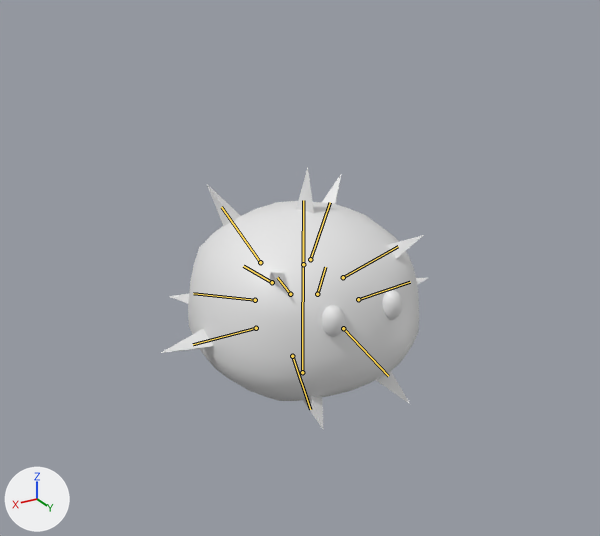
One commit to the Blender file project/ResourcesData/GameScene/Model/player_spike.blend: the scene before it, then after it.
Before and after are seen from a camera (50 mm lens) standing at (3.02, 4.99, 3.42) and looking at (-0.11, -0.23, 0.81). The lights are fixed; the arrows at lower left show +X, +Y and +Z. Both versions are drawn at frame 5 of the action 'アーマチュアAction'; the numbers are the values there. The bones that bend it are drawn over the model as lines.

Names of what the first picture shows: 'Cube.001', '円錐.010'.
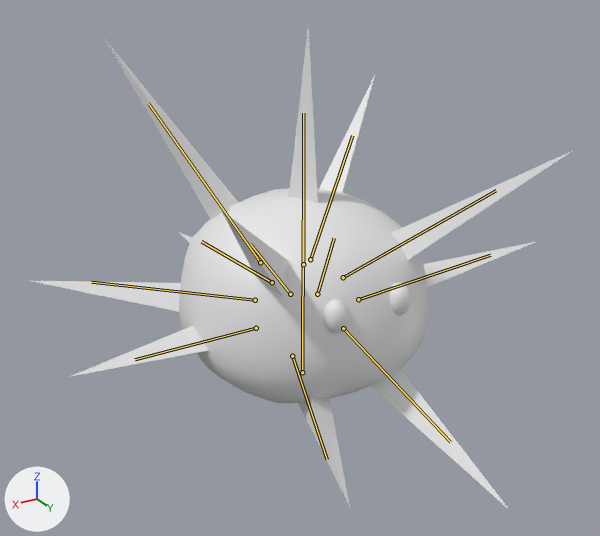
Changed parts and their boxes (x1, y1, x2, y2) in the pictures (600 x 536 px):
'Cube.001', posed (8% wider, 7% taller): before (188, 201, 419, 401); after (179, 188, 429, 403)
'円錐.010', posed (102% wider, 83% taller): before (161, 167, 428, 430); after (32, 26, 572, 509)
bone 'ボーン', root to tip: before (302, 372) to (303, 231); after (302, 372) to (303, 220)
bone 'ボーン', root to tip: before (256, 328) to (193, 344); after (256, 328) to (135, 359)
bone 'ボーン.001', root to tip: before (303, 264) to (303, 200); after (303, 264) to (303, 113)
bone 'ボーン.002', root to tip: before (290, 294) to (277, 277); after (290, 294) to (250, 244)
bone 'ボーン.003', root to tip: before (317, 294) to (325, 267); after (317, 294) to (334, 238)
bone 'ボーン.004', root to tip: before (310, 259) to (330, 202); after (310, 259) to (352, 135)
bone 'ボーン.005', root to tip: before (343, 328) to (388, 376); after (343, 328) to (450, 442)
bone 'ボーン.006', root to tip: before (358, 299) to (410, 282); after (358, 299) to (490, 255)
bone 'ボーン.007', root to tip: before (343, 277) to (398, 246); after (343, 277) to (496, 190)
bone 'ボーン.008', root to tip: before (255, 300) to (193, 293); after (255, 300) to (91, 282)
bone 'ボーン.009', root to tip: before (272, 282) to (243, 266); after (272, 282) to (201, 241)
bone 'ボーン.010', root to tip: before (260, 262) to (221, 207); after (260, 262) to (148, 103)
bone 'ボーン.011', root to tip: before (292, 356) to (310, 409); after (292, 356) to (327, 459)

The edits, one by one:
Bone 'ボーン' (bone_ボーン) is rescaled from (1.22, 1.22, 1.22) to (1.3, 1.3, 1.3).
Bone 'ボーン' (bone_ボーン_) is rescaled from (1.0, 1.0, 1.0) to (1.0, 1.85, 1.0).
Bone 'ボーン.001' (bone_ボーン_001) is rescaled from (1.0, 1.0, 1.0) to (1.0, 2.27, 1.0).
Bone 'ボーン.002' (bone_ボーン_002) is rescaled from (1.0, 1.0, 1.0) to (1.0, 2.62, 1.0).
Bone 'ボーン.003' (bone_ボーン_003) is rescaled from (1.0, 1.0, 1.0) to (1.0, 2.25, 1.0).
Bone 'ボーン.004' (bone_ボーン_004) is rescaled from (1.0, 1.0, 1.0) to (1.0, 2.23, 1.0).
Bone 'ボーン.005' (bone_ボーン_005) is rescaled from (1.0, 1.0, 1.0) to (1.0, 2.29, 1.0).
Bone 'ボーン.006' (bone_ボーン_006) is rescaled from (1.0, 1.0, 1.0) to (1.0, 2.72, 1.0).
Bone 'ボーン.007' (bone_ボーン_007) is rescaled from (1.0, 1.0, 1.0) to (1.0, 2.6, 1.0).
Bone 'ボーン.008' (bone_ボーン_008) is rescaled from (1.0, 1.0, 1.0) to (1.0, 2.73, 1.0).
Bone 'ボーン.009' (bone_ボーン_009) is rescaled from (1.0, 1.0, 1.0) to (1.0, 2.7, 1.0).
Bone 'ボーン.010' (bone_ボーン_010) is rescaled from (1.0, 1.0, 1.0) to (1.0, 2.84, 1.0).
Bone 'ボーン.011' (bone_ボーン_011) is rescaled from (1.0, 1.0, 1.0) to (1.0, 1.84, 1.0).
